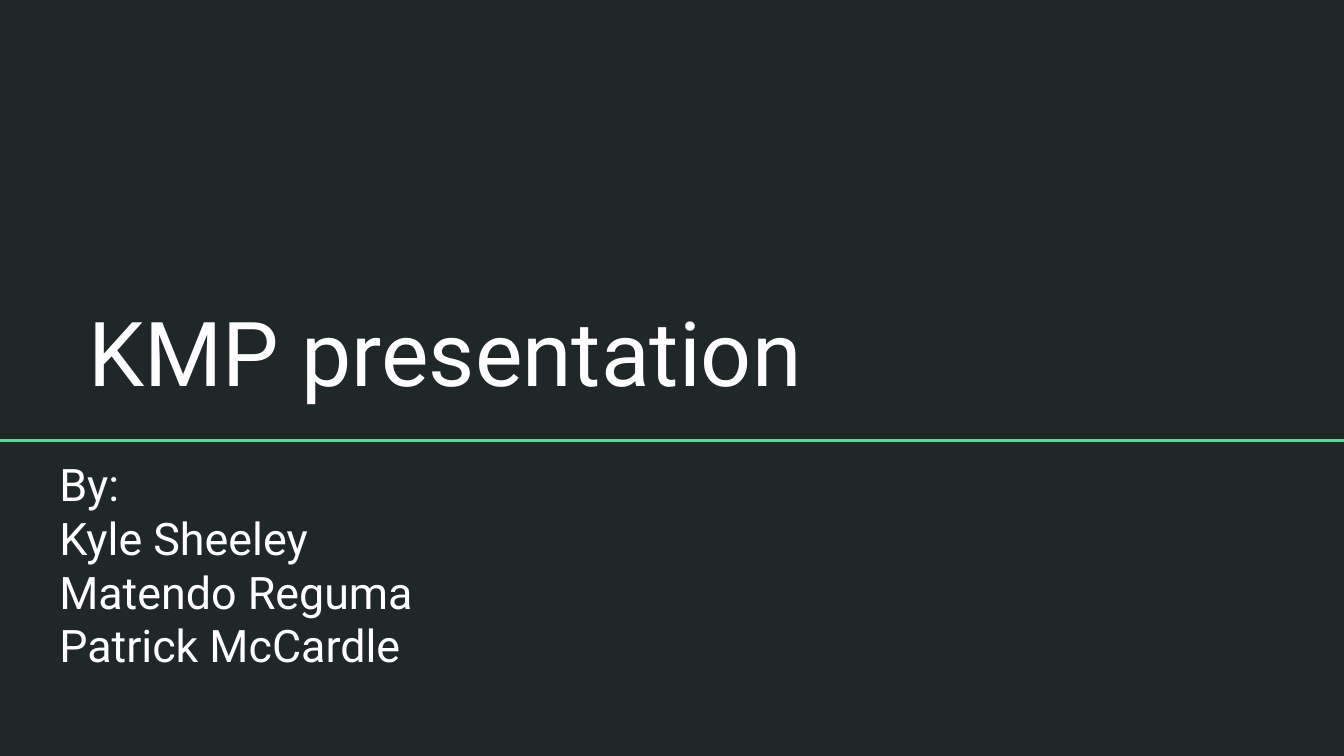
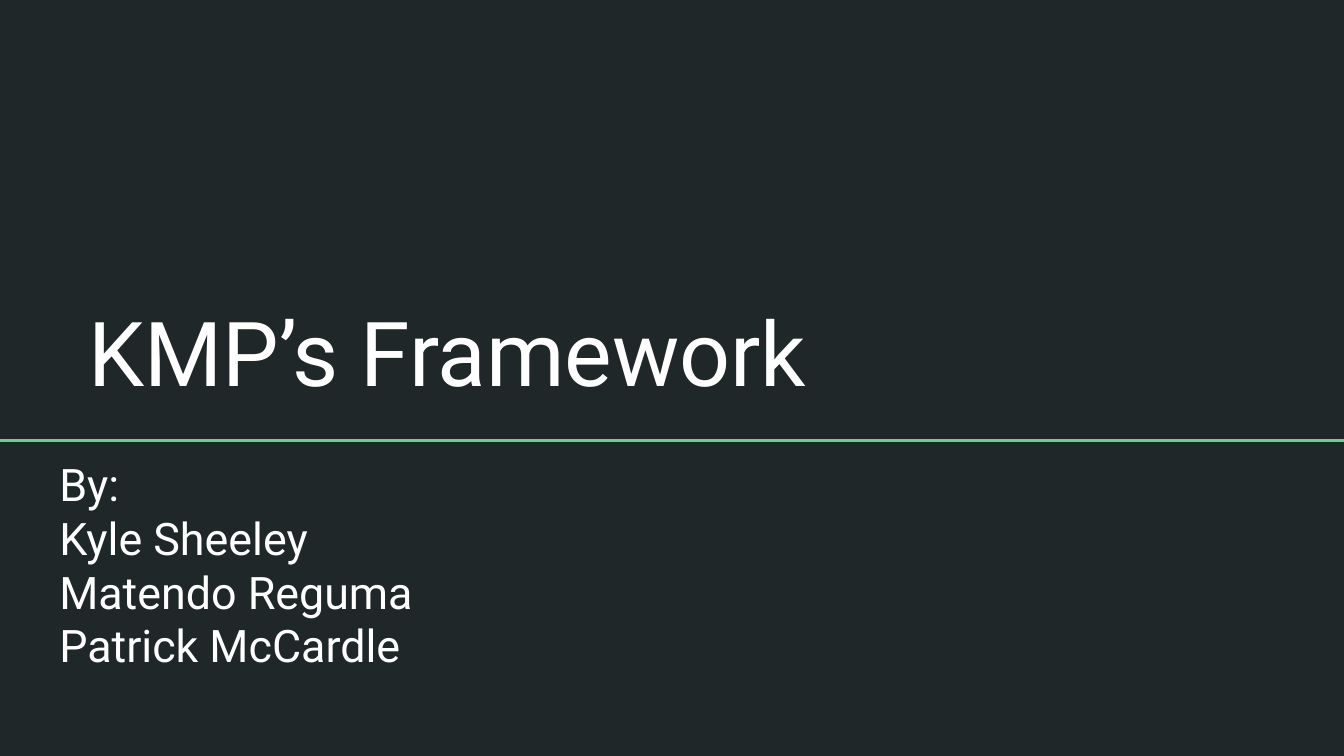
Before and after one commit to CSCI-362-02-2017/KMP, a slide deck: slide 1 of KMP_presentation.pptx. Drawn at 1344x756 pixels with LibreOffice and Linux fonts; fonts in the diff are those of the drawing. Boxes give left, top, right and bottom in pixels: in the first picture for what was removed or moved away, otherwise in the second. Text is boxed around its words. In the diff, an @@ line names an element or a change of style, - is before the commit and + after.

```diff
--- a/KMP_presentation.pptx
+++ b/KMP_presentation.pptx
@@ title at box(88, 318, 806, 387): text changed @@
-KMP presentation
+KMP’s Framework
```
Also in this commit, not shown: 8 other slides changed, 1 slide added.
